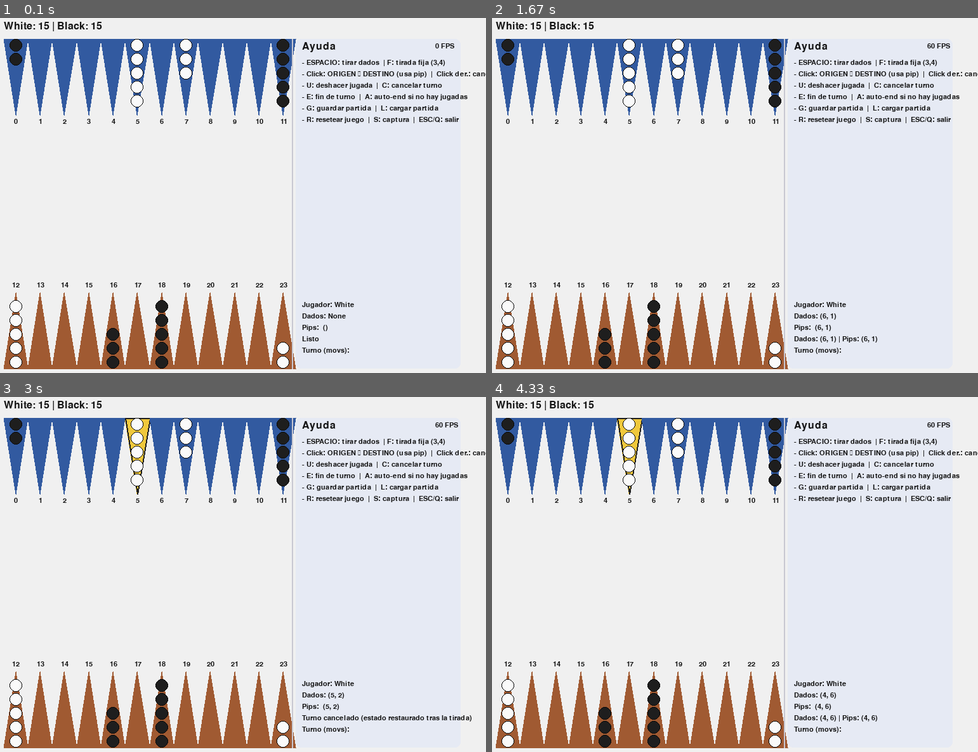
Above: before the commit, frames 1-4 (two rows, left to right).
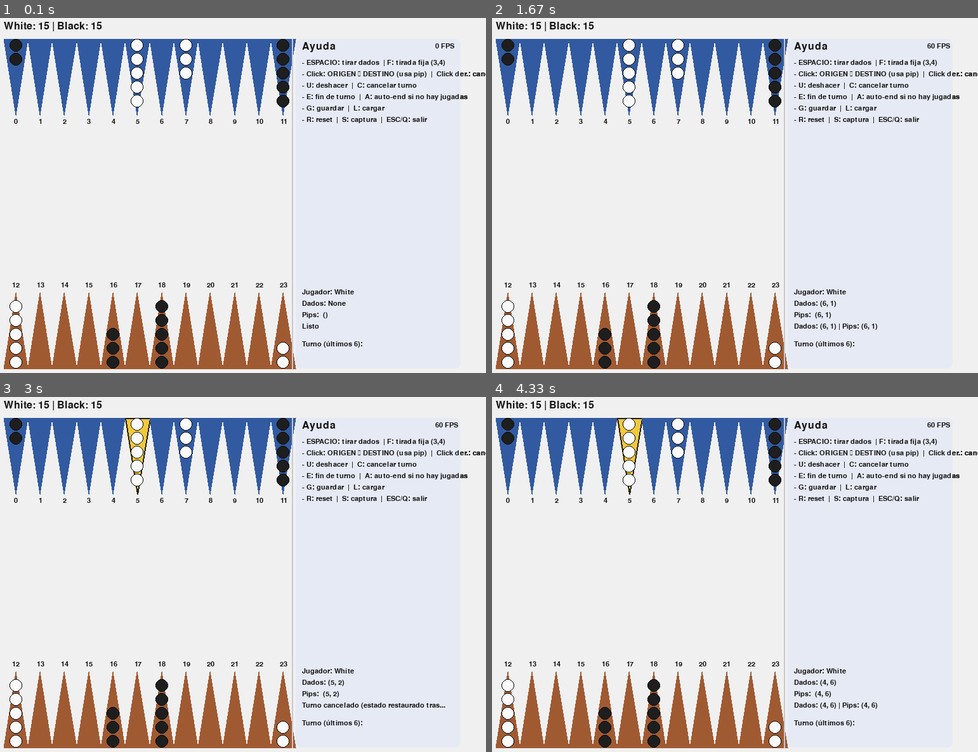
Above: after the commit, the same moments.

Repository: um-computacion/computacion-2025-backgammon-Macarena-Ardevol
Game: pygame game, started from backgammon/pygame_ui/__main__.py
Same seed, same stepped clock (60 frames per second), same inputs: the game is played once before the commit and once after it.
Inputs (mouse positions are in pixels of both pictures, inside the frame that each line leads up to):
- Up to frame 1 (0.1 s): no input
- Up to frame 2 (1.67 s): hold A 0.33-0.87 s; hold S 0.9-1.2 s; tap Space at 0.97, 1.3, 1.6 s; tap F at 1.05 s; hold A 1.23-1.63 s; tap E at 1.38 s
- Up to frame 3 (3 s): hold S 1.67-2.03 s; tap Space at 1.73, 2.13, 2.43 s; hold A 2.07-2.53 s; tap F at 2.22 s; click (150, 457) at 2.62 s; tap C at 2.9 s
- Up to frame 4 (4.33 s): tap G at 3.23 s; hold A 3.57-4.1 s; tap Space at 3.63, 3.93, 4.2 s; tap E at 3.72 s; hold S from 4.13 s (still down)

The runs differ from the first frame. In frame 1, 1.2% of the frame differs, in the area x 62-100%, y 15-95%; in frame 2, 1.4%; in frame 3, 1.6%; in frame 4, 1.4%.

Commit message:
UI: evitar superposiciones en panel (estado/mensaje/lista de turno) y truncar mensaje

Diff:
--- a/backgammon/pygame_ui/__main__.py
+++ b/backgammon/pygame_ui/__main__.py
@@ -478,20 +478,53 @@
                 screen.blit(surf, (panel_x + 10, y)); y += 18
 
             # Estado
+            # ---- Panel lateral (estado + ayuda + lista turno) ----
+            panel_x = W - MARGIN - PANEL_W
+            pygame.draw.rect(screen, BG_PANEL, pygame.Rect(panel_x, MARGIN, PANEL_W, H - 2 * MARGIN), border_radius=8)
+            pygame.draw.line(screen, SEP, (panel_x - 6, MARGIN), (panel_x - 6, H - MARGIN), 2)
+
+            fps = clock.get_fps()
+            screen.blit(font_small.render(f"{fps:.0f} FPS", True, TXT), (panel_x + PANEL_W - 40, MARGIN + 6))
+            screen.blit(font.render("Ayuda", True, TXT), (panel_x + 10, MARGIN + 4))
+
+            help_lines = [
+                "- ESPACIO: tirar dados  | F: tirada fija (3,4)",
+                "- Click: ORIGEN → DESTINO (usa pip)  |  Click der.: cancelar",
+                "- U: deshacer  |  C: cancelar turno",
+                "- E: fin de turno  |  A: auto-end si no hay jugadas",
+                "- G: guardar  |  L: cargar",
+                "- R: reset  |  S: captura  |  ESC/Q: salir",
+            ]
+            y = MARGIN + 32
+            for line in help_lines:
+                surf = font_small.render(line, True, TXT)
+                screen.blit(surf, (panel_x + 10, y)); y += 18
+
+            # Estado (bloque 1)
             cur_lbl = owner_label(current_color_int(game))
             roll = game.last_roll()
             pips_txt = str(game.pips())
-            screen.blit(font_small.render(f"Jugador: {cur_lbl}", True, TXT), (panel_x + 10, H - MARGIN - 106))
-            screen.blit(font_small.render(f"Dados: {roll}", True, TXT),    (panel_x + 10, H - MARGIN - 88))
-            screen.blit(font_small.render(f"Pips:  {pips_txt}", True, TXT),(panel_x + 10, H - MARGIN - 70))
-            screen.blit(font_small.render((message or "Listo"), True, TXT), (panel_x + 10, H - MARGIN - 52))
-
-            # Lista de movimientos del turno (últimos 6)
-            screen.blit(font_small.render("Turno (movs):", True, TXT), (panel_x + 10, H - MARGIN - 34))
-            y_list = H - MARGIN - 18
+            state_y = H - MARGIN - 126
+            screen.blit(font_small.render(f"Jugador: {cur_lbl}", True, TXT), (panel_x + 10, state_y)); state_y += 18
+            screen.blit(font_small.render(f"Dados: {roll}",   True, TXT), (panel_x + 10, state_y));    state_y += 18
+            screen.blit(font_small.render(f"Pips:  {pips_txt}",True, TXT), (panel_x + 10, state_y));   state_y += 18
+
+            # Mensaje de estado (bloque 2) — UNA sola línea, truncada si es larga
+            msg_txt = (message or "Listo")
+            if len(msg_txt) > 42:
+                msg_txt = msg_txt[:39] + "..."
+            screen.blit(font_small.render(msg_txt, True, TXT), (panel_x + 10, state_y)); state_y += 12
+
+            # Lista de movimientos del turno (bloque 3) — parte alta del pie
+            list_title_y = state_y + 16
+            screen.blit(font_small.render("Turno (últimos 6):", True, TXT), (panel_x + 10, list_title_y))
+            y_list = list_title_y + 16
+            # mostramos máx. 6, de más nuevo a más viejo
             for mv in turn_moves[-6:][::-1]:
-                y_list -= 16
+                if y_list > H - MARGIN - 6:  # evita salir del panel
+                    break
                 screen.blit(font_small.render(f"• {mv}", True, TXT), (panel_x + 14, y_list))
+                y_list += 16
 
             pygame.display.flip()
             clock.tick(60)
